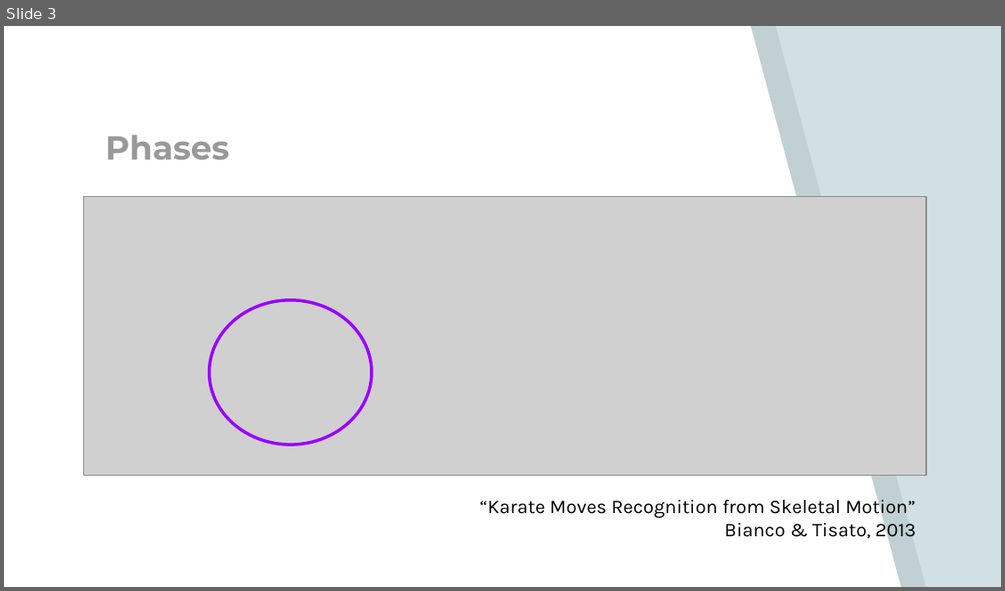
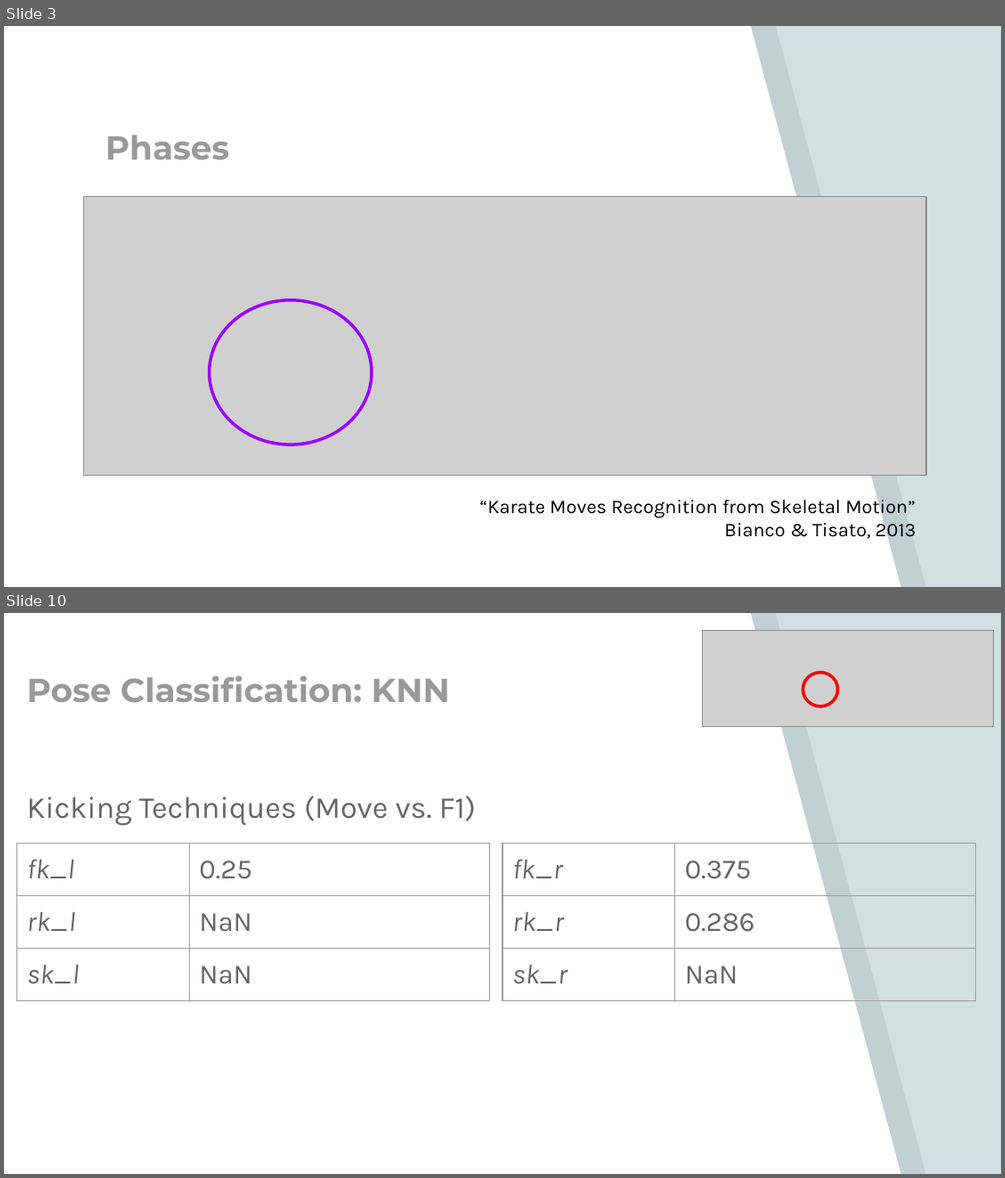
Before and after one commit to SriMed/sr_eval_tkd_v2, a slide deck: Final Presentation.pptx. Shown one above the other, each under a label of ours: slide 3 before the commit, slides 3 and 10 after it; the slides between them are not shown. The pictures are 1005x591 and 1005x1178 pixels, drawn with LibreOffice and Linux fonts; fonts in the diff are those of the drawing; grey boxes stand for pictures. Boxes give left, top, right and bottom in pixels: in the first picture for what was removed or moved away, otherwise in the second. Text is boxed around its words. In the diff, an @@ line names an element or a change of style, - is before the commit and + after.

```diff
--- a/Final Presentation.pptx
+++ b/Final Presentation.pptx
@@ slide 10 added at <box>4,613,1001,1174</box>, background #D0E0E3; not listed: 2 template elements that a slide beside it also shows @@
@@ picture added at <box>702,630,993,727</box> @@
@@ title added at <box>27,676,450,703</box>, 24 pt, text #999999, bold @@
+Pose Classification: KNN
@@ ellipse added at <box>802,672,837,706</box>, outline #FF0000 2.25 pt @@
@@ text added at <box>27,795,476,826</box>, 22 pt, text #666666 @@
+Kicking Techniques (Move vs. F1)
@@ table added at <box>17,844,491,1170</box>, 3 rows, 2 columns @@
+fk_l | 0.25
+rk_l | NaN
+sk_l | NaN
@@ table added at <box>502,844,976,1170</box>, 3 rows, 2 columns @@
+fk_r | 0.375
+rk_r | 0.286
+sk_r | NaN
```
Also in this commit, not shown: 3 slides changed, 6 other slides added, 5 slides removed, 5 other files.
